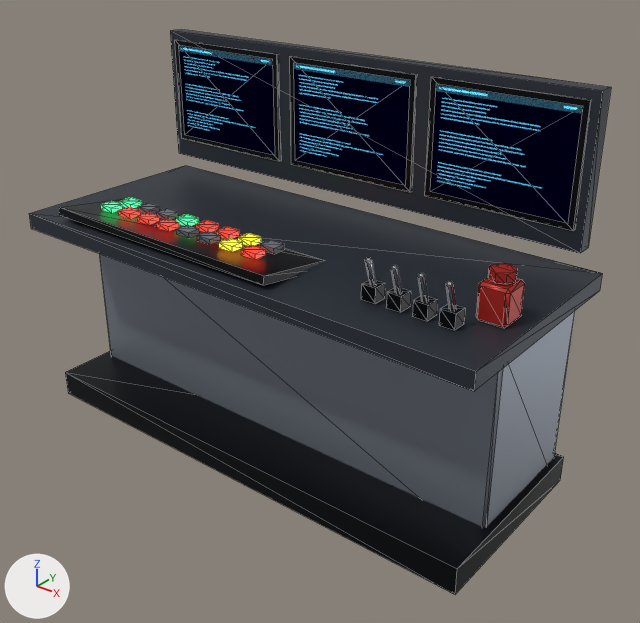
One commit to the glTF model godot/models/cell/cell_control_desk.glb: the scene before it, then after it.
Both versions are drawn from a 50 mm lens placed at (1.87, -2.18, 1.91), pointed at (0.12, 0.01, 0.55). Lighting does not change. The marker at lower left points along +X, +Y and +Z. The older version comes first. Mesh edges are drawn as thin lines. Vertices at exactly the same position are counted once.

The first picture shows 'cell_control_desk'.
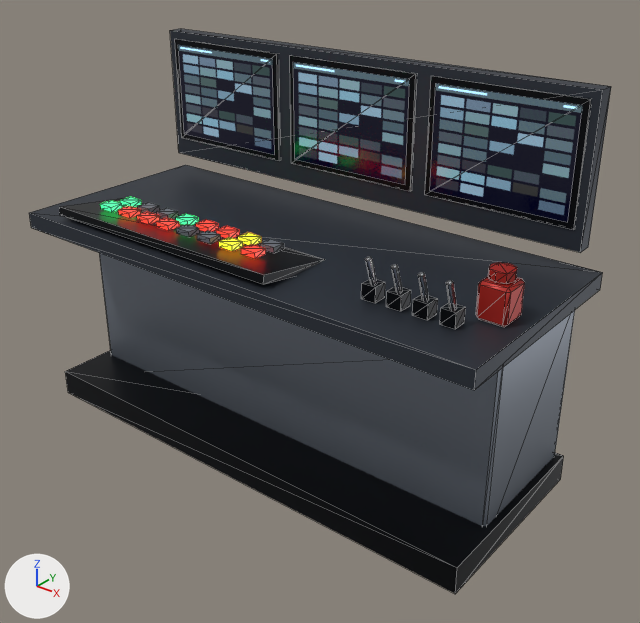
Pixel boxes (x1, y1, x2, y2) of what changed, in the pictures (640 x 623 px):
'cell_control_desk', surface changed, moved
    both: (29, 29, 611, 594)
part 1 of me_body, recoloured (black to blue)
    both: (179, 46, 583, 219)

What changed in the scene script:
```text
Add img_schedule:
    img_schedule = load_image('schedule', '_unpacked/schedule', 256, 256, 'sRGB')
Add mat_screen_schedule:
    mat_screen_schedule = bpy.data.materials.new('screen_schedule')
    # colours: black #000000
    # uses the picture img_schedule
Change me_body:
    where me_body.from_pydata(...)  # 340 vertices, 526 faces; spans x -0.95..0.95, y -0.4..0.4, z 0.0..1.37
    used by ob_cell_control_desk; location = (0.0, 0.0, 0.0)
    me_body part 1: 6 faces spanning x -0.85..0.85, y 0.31, z 0.96..1.32 switch from mat_screen_text to mat_screen_schedule
Change ob_cell_control_desk:
    ob_cell_control_desk.location: (0.0, 0.0, 0.0) -> (0.0, 0.0, 0.003)
```
